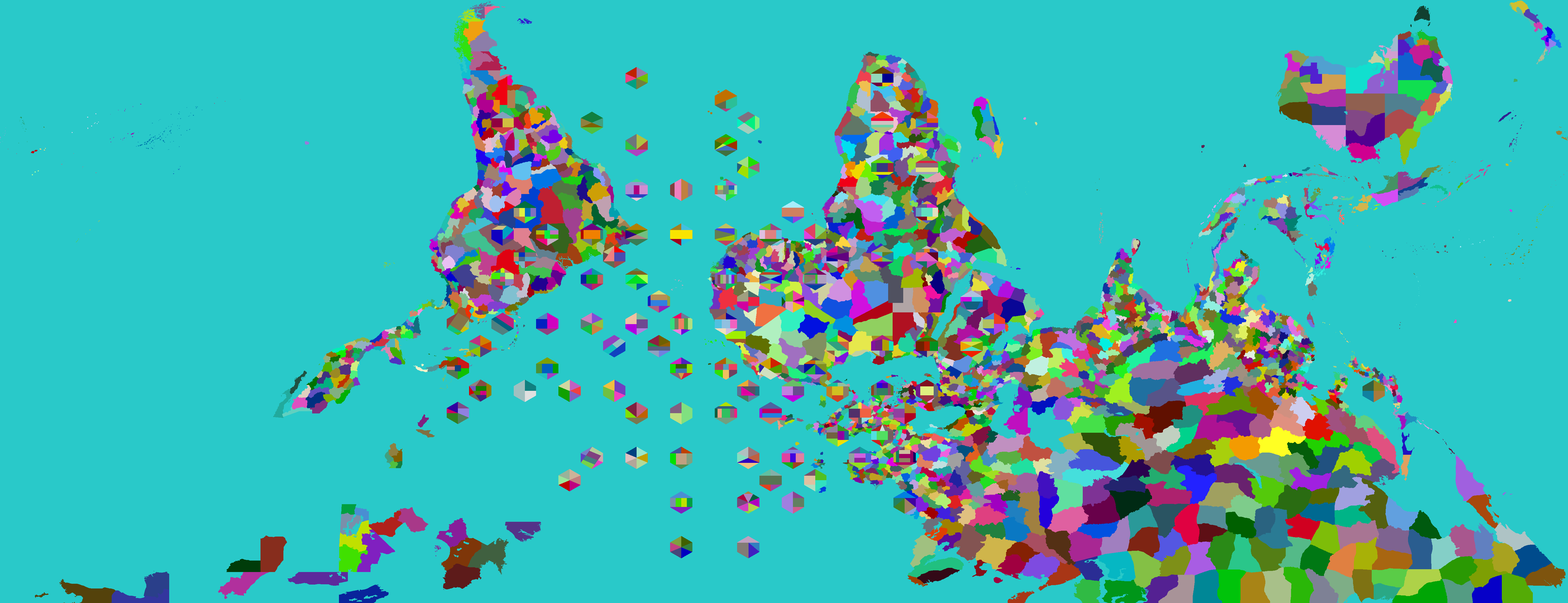
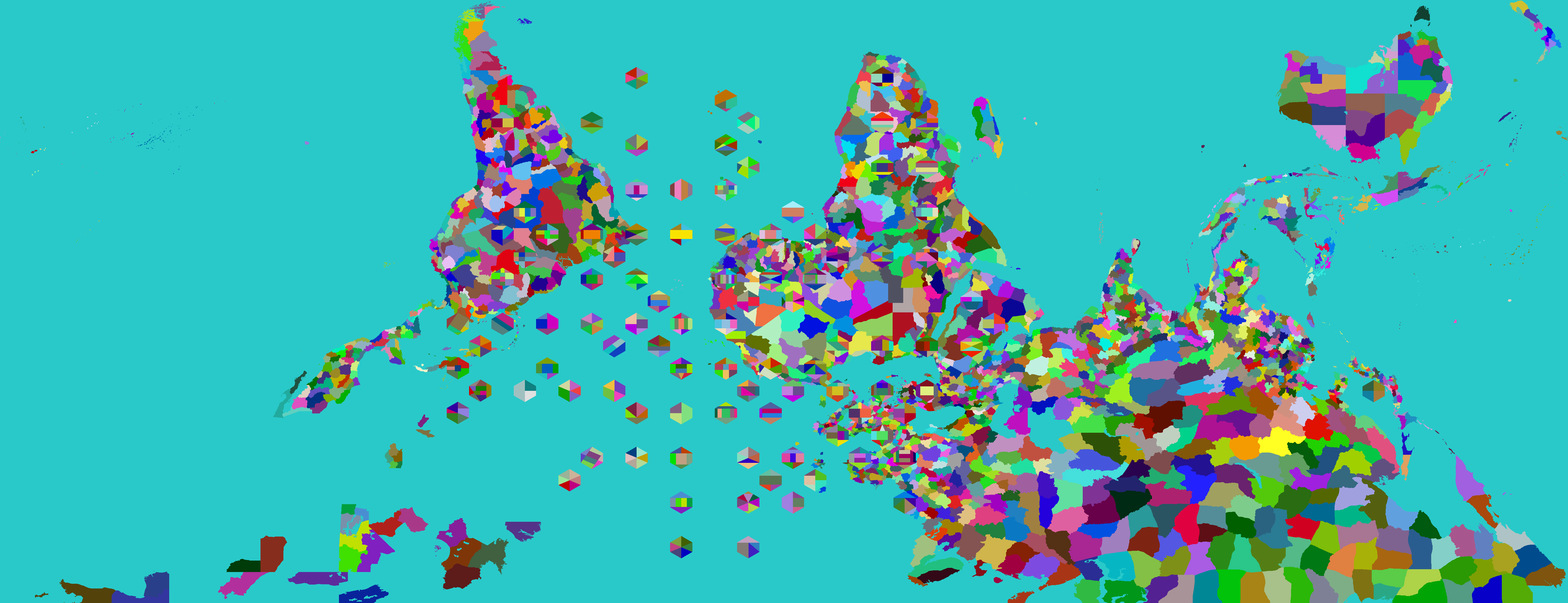
The second 1568px x 603px image is a revision of the first. Changes to its layers:
painted on "Provinces" over [left=777, top=414, right=815, bottom=431]
